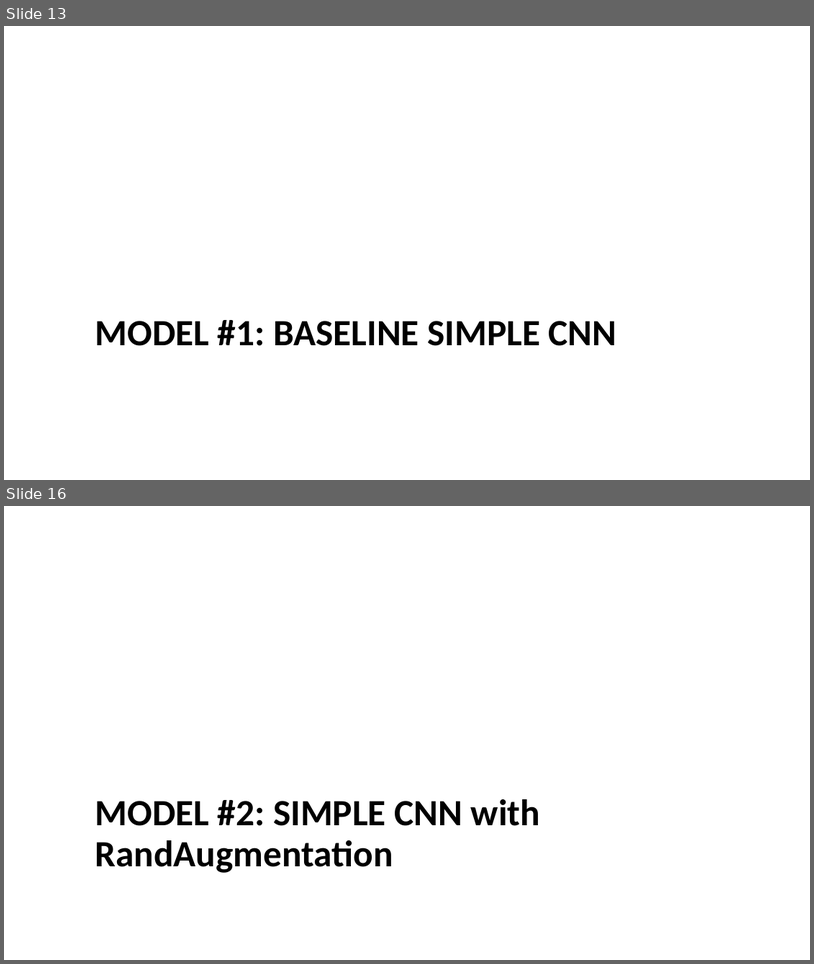
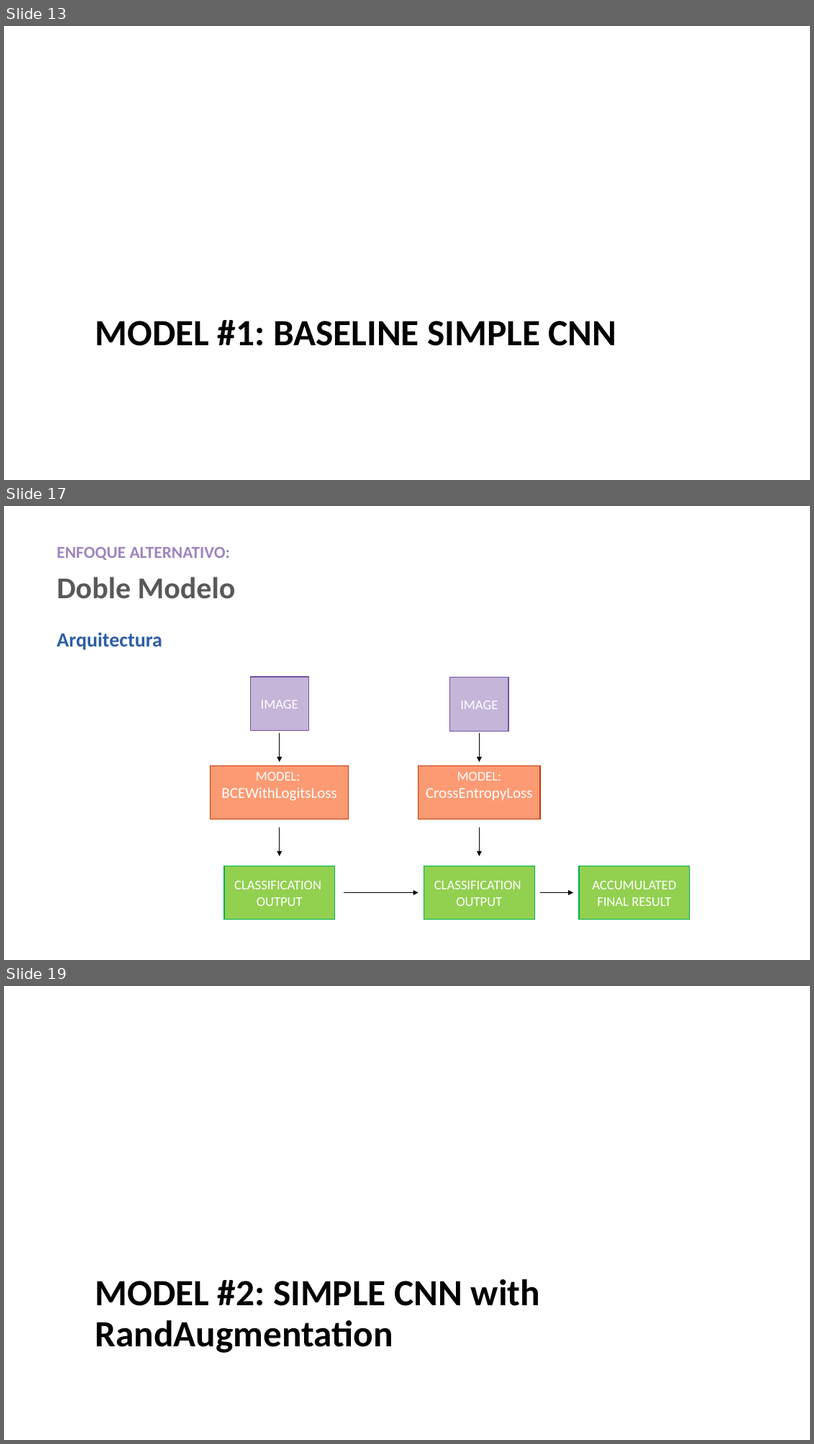
Before and after one commit to bdesia/vc2_tpfinal, a slide deck: Plant Disease Classification_V1.pptx. Shown one above the other, each under a label of ours: slides 13 and 16 before the commit, slides 13, 17 and 19 after it; the slides between them are not shown. The pictures are 814x964 and 814x1444 pixels, drawn with LibreOffice and Linux fonts; fonts in the diff are those of the drawing; background and template pictures are left out. Boxes give left, top, right and bottom in pixels: in the first picture for what was removed or moved away, otherwise in the second. Text is boxed around its words. In the diff, an @@ line names an element or a change of style, - is before the commit and + after.

```diff
--- a/Plant Disease Classification_V1.pptx
+++ b/Plant Disease Classification_V1.pptx
@@ slide 17 added at (4,506,810,960), background picture (left out) @@
@@ text added at (57,547,231,560), 20 pt, text #9E84C0, bold @@
+ENFOQUE ALTERNATIVO:
@@ text added at (57,577,236,599), 36 pt, text #595959, bold @@
+Doble Modelo
@@ text added at (57,632,162,650), 24 pt, text #2C5EA6, bold @@
+Arquitectura
@@ rectangle added at (250,677,309,731), fill #C4B5D9, outline #74529F 1 pt, 16 pt, text #FFFFFF @@
+IMAGE
@@ rectangle added at (450,677,509,731), fill #C4B5D9, outline #74529F 1 pt, 16 pt, text #FFFFFF @@
+IMAGE
@@ arrow added from (280, 733) to (280, 762), #000000 0.5 pt @@
@@ arrow added from (479, 733) to (479, 762), #000000 0.5 pt @@
@@ rectangle added at (211,765,349,819), fill #FC9A73, outline #C83C04 1 pt, 18 pt, text #FFFFFF @@
+MODEL:
+BCEWithLogitsLoss
@@ rectangle added at (419,765,540,819), fill #FC9A73, outline #C83C04 1 pt, 18 pt, text #FFFFFF @@
+MODEL:
+CrossEntropyLoss
@@ arrow added from (280, 827) to (280, 856), #000000 0.5 pt @@
@@ arrow added from (479, 827) to (479, 856), #000000 0.5 pt @@
@@ rectangle added at (224,865,335,919), fill #92D050, outline #00B050 1 pt, 16 pt, text #FFFFFF @@
+CLASSIFICATION OUTPUT
@@ rectangle added at (424,865,535,919), fill #92D050, outline #00B050 1 pt, 16 pt, text #FFFFFF @@
+CLASSIFICATION OUTPUT
@@ rectangle added at (579,865,690,919), fill #92D050, outline #00B050 1 pt, 16 pt, text #FFFFFF @@
+ACCUMULATED FINAL RESULT
@@ arrow added from (344, 893) to (419, 893), #000000 0.5 pt @@
@@ arrow added from (540, 893) to (574, 893), #000000 0.5 pt @@
@@ what was slide 16 is now slide 19 @@
```
Also in this commit, not shown: 3 slides changed, 2 other slides added.
